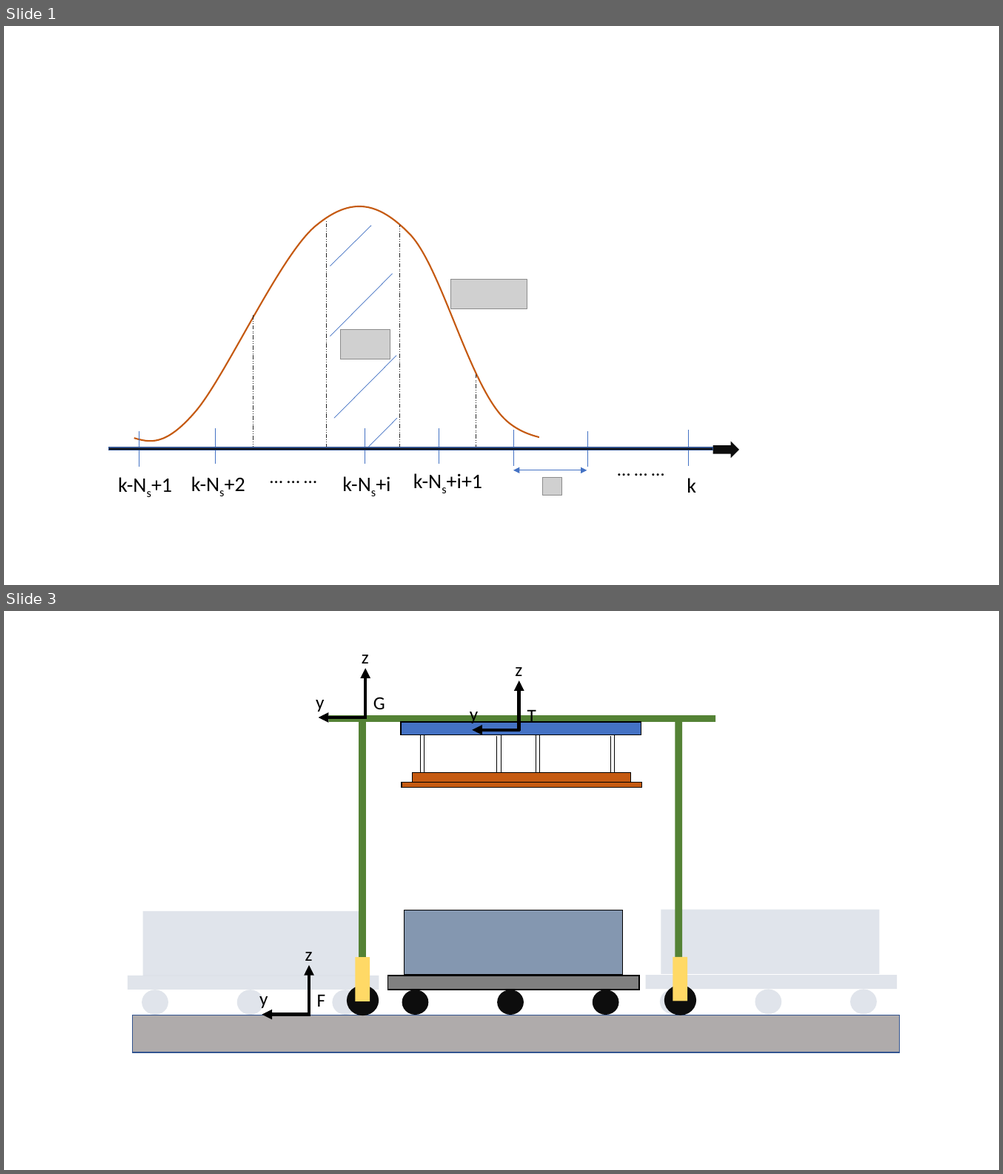
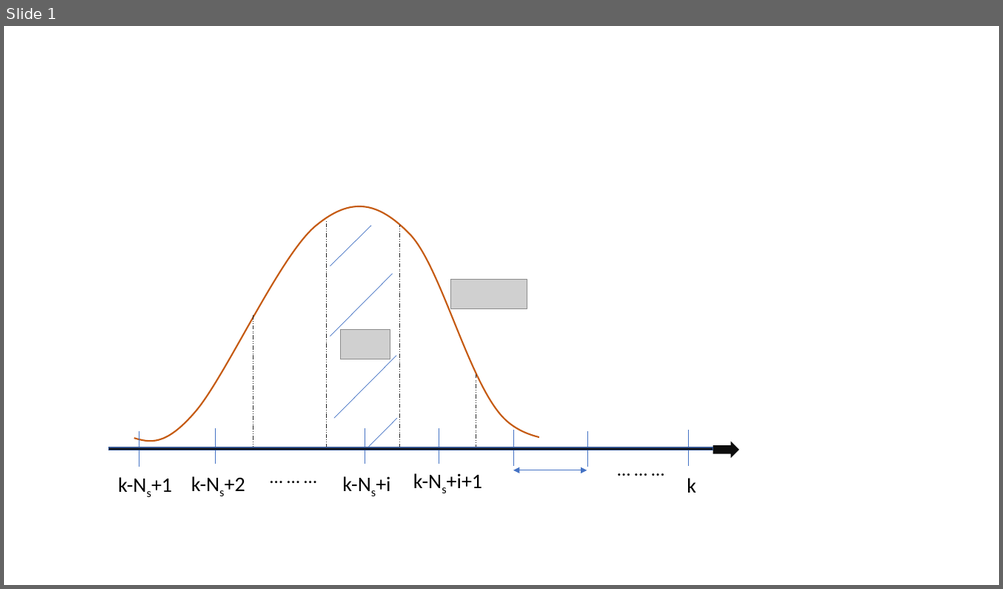
Before and after one commit to ashimneu/DelayedMeasurementEstimation, a slide deck: Tex/img/image_drafts.pptx. Shown one above the other, each under a label of ours: slides 1 and 3 before the commit, slide 1 after it; the slides between them are not shown. The pictures are 1003x1174 and 1003x589 pixels, drawn with LibreOffice and Linux fonts; fonts in the diff are those of the drawing; grey boxes stand for pictures; background and template pictures are left out. Boxes give left, top, right and bottom in pixels: in the first picture for what was removed or moved away, otherwise in the second. Text is boxed around its words. In the diff, an @@ line names an element or a change of style, - is before the commit and + after.

```diff
--- a/Tex/img/image_drafts.pptx
+++ b/Tex/img/image_drafts.pptx
@@ slide 3 removed at (4,611,999,1170), background #FFFFFF @@
@@ text removed at (373,697,385,709) @@
-G
@@ group removed at (316,655,369,718): 2 arrows, 2 texts @@
-z
-y
@@ rectangle removed at (329,715,716,722) @@
@@ rectangle removed at (358,716,366,971) @@
@@ group removed at (469,667,522,730): 2 arrows, 2 texts @@
-z
-y
@@ text removed at (527,707,536,723) @@
-T
@@ rectangle removed at (674,715,683,970) @@
@@ group removed at (401,722,642,788): 8 lines, 3 rectangles @@
@@ rectangle removed at (356,957,370,1001) @@
@@ rectangle removed at (672,957,688,1001) @@
@@ ellipse removed at (347,985,378,1016) @@
@@ ellipse removed at (664,985,697,1016) @@
@@ group removed at (128,911,379,1015): 3 ellipses, 2 rectangles @@
@@ group removed at (259,952,313,1015): 2 arrows, 2 texts @@
-z
-y
@@ text removed at (317,994,326,1007) @@
-F
@@ group removed at (387,910,639,1015): 3 ellipses, 2 rectangles @@
@@ group removed at (646,909,897,1014): 3 ellipses, 2 rectangles @@
@@ rectangle removed at (132,1015,899,1053) @@
@@ slide 1 changed as well @@
@@ picture removed at (543,478,562,495) @@
```
Also in this commit, not shown: 2 slides added, 1 other slide removed, 11 other files.
